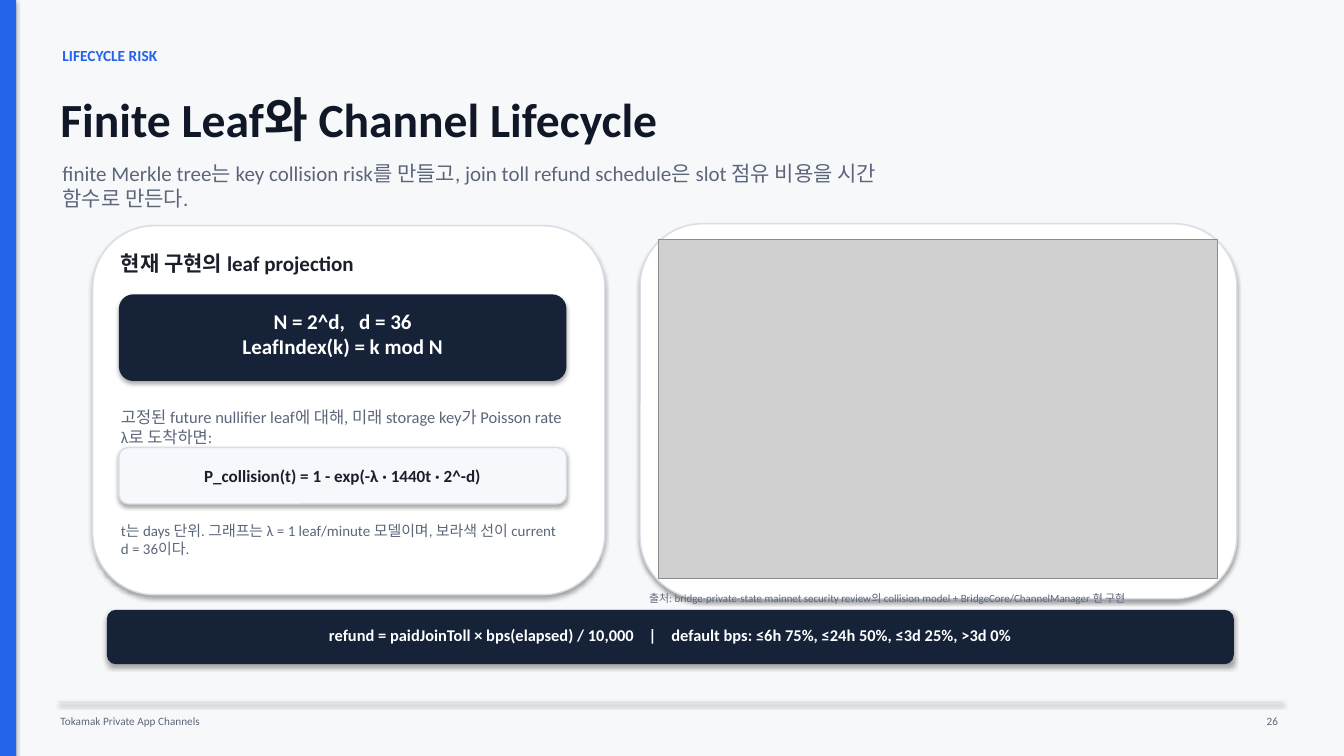
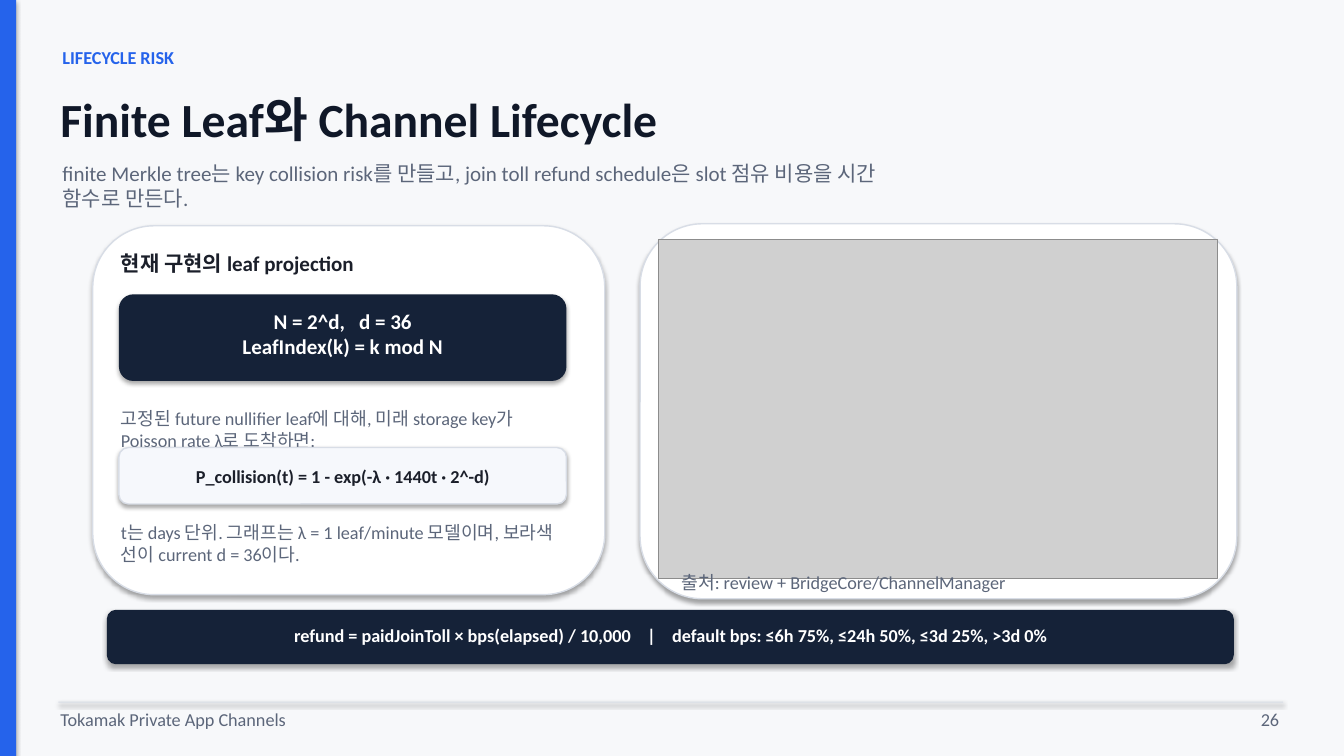
Before and after one commit to tokamak-network/Tokamak-zk-EVM-contracts, a slide deck: slide 26 of bridge/docs/dev/spec.pptx. Drawn at 1344x756 pixels with LibreOffice and Linux fonts; fonts in the diff are those of the drawing; grey boxes stand for pictures. Boxes give left, top, right and bottom in pixels: in the first picture for what was removed or moved away, otherwise in the second. Text is boxed around its words. In the diff, an @@ line names an element or a change of style, - is before the commit and + after.

Commit message:
Increase deck minimum text size

```diff
--- a/bridge/docs/dev/spec.pptx
+++ b/bridge/docs/dev/spec.pptx
@@ text "LIFECYCLE RISK" at (62, 52, 174, 64): size 11 to 13 pt @@
@@ text "고정된 future nullifier leaf에 대해, ..." at (121, 410, 514, 447): size 11.8 to 13 pt @@
@@ text "P_collision(t) = 1 - exp(-λ ..." at (196, 469, 489, 486): size 12.2 to 13 pt @@
@@ text "t는 days 단위. 그래프는 λ ..." at (121, 524, 553, 563): size 10.7 to 13 pt @@
@@ text at (681, 574, 1005, 595): text changed; size 7.8 to 13 pt @@
-출처: bridge-private-state mainnet security review의 collision model + BridgeCore/ChannelManager 현 구현
+출처: review + BridgeCore/ChannelManager
@@ text "refund = paidJoinToll × bps(elapsed) ..." at (294, 628, 1046, 645): size 11.7 to 13 pt @@
@@ text "Tokamak Private App Channels" at (60, 713, 286, 729): size 8 to 13 pt @@
@@ text "26" at (1261, 713, 1279, 726): size 8 to 13 pt @@
```
Also in this commit, not shown: 26 other slides changed.
